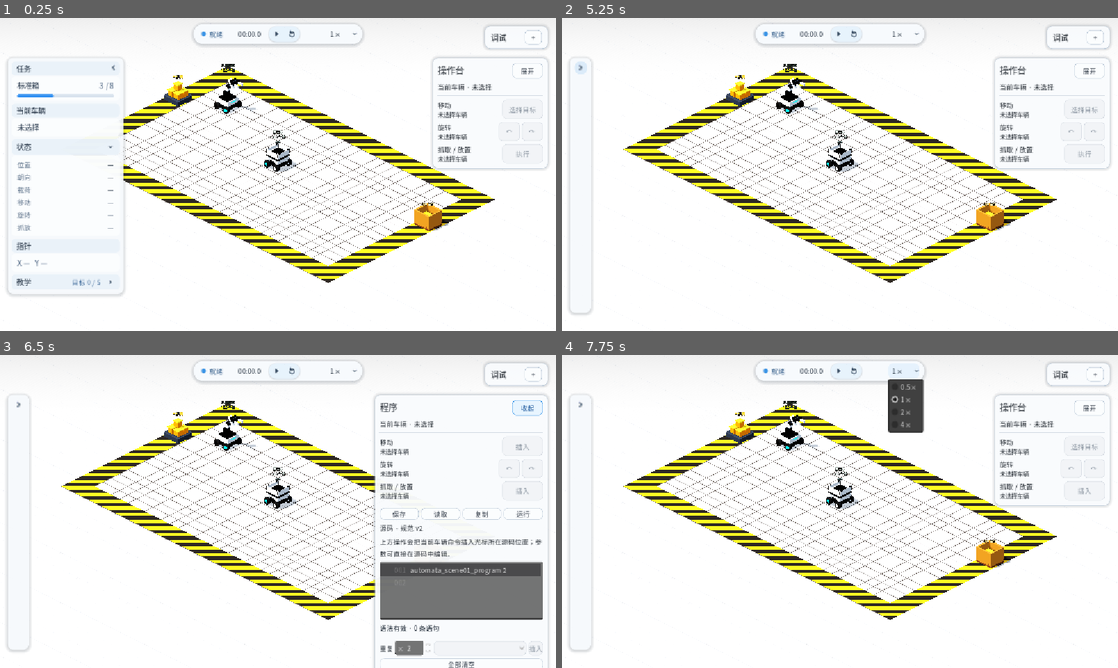
Above: before the commit, frames 1-4 (two rows, left to right).
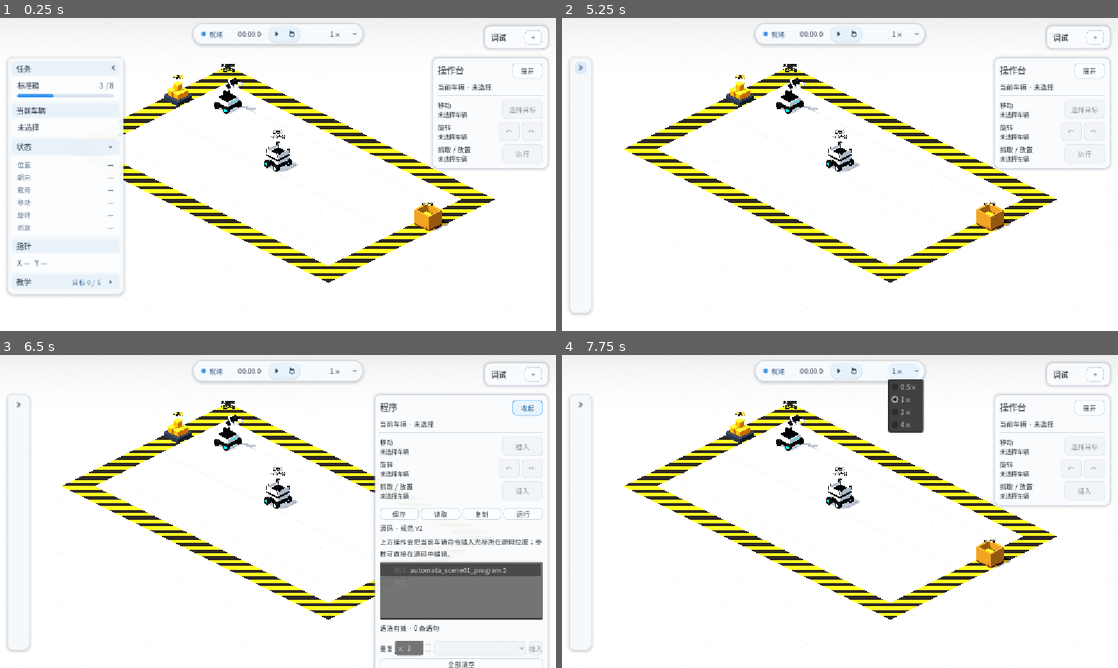
Above: after the commit, the same moments.

Repository: Ri0n72Y/automata
Game: Godot game, scene res://scenes/scene_01/scene_01_basic_packing.tscn
The game is run twice, just before and just after one commit, with the same random seed, the same clock (stepped at 60 frames per second) and the same inputs.
Inputs (mouse positions are in pixels of both pictures, inside the frame that each line leads up to):
- Up to frame 1 (0.25 s): no input
- Up to frame 2 (5.25 s): click (673, 146) at 0.5 s; click (673, 199) at 1.27 s; click "下一步" at 2 s; click "上一步" at 2.75 s; click "跳过教学" at 3.5 s; click "打开教学" at 4.25 s; click (673, 68) at 5 s
- Up to frame 3 (6.5 s): click "展开" at 5.75 s
- Up to frame 4 (7.75 s): click "收起" at 6.5 s; click "1×" at 7.25 s

The runs differ from the first frame. In frame 1, 1.5% of the frame differs, in the area x 22-83%, y 20-85%; in frame 2, 1.6%, in the area x 11-83%, y 20-85%; in frame 3, 1.4%; in frame 4, 1.6%.

Commit message:
art(scene-01): soften floor contrast and shade recessed tile bevels

Diff:
--- a/shaders/scene_01/floor_surface.gdshader
+++ b/shaders/scene_01/floor_surface.gdshader
@@ -19,7 +19,13 @@
     vec3 lifted = mix(contrasted, vec3(1.0), albedo_lift);
     float luma = dot(sampled.rgb, vec3(0.2126, 0.7152, 0.0722));
 
-    ALBEDO = lifted;
+    // A warm-grey porcelain baseline keeps the 4 px tile seams legible without
+    // turning the whole 16x10 field into a high-contrast wireframe.
+    vec3 porcelain = vec3(0.855, 0.868, 0.885);
+    vec3 normal_sample = texture(normal_texture, tiled_uv).rgb;
+    float bevel_slope = clamp(length(normal_sample.rg * 2.0 - vec2(1.0)) * 0.65, 0.0, 1.0);
+    float recessed_line = clamp((0.72 - luma) * 0.85, 0.0, 1.0);
+    ALBEDO = mix(porcelain, lifted, 0.30) * (1.0 - 0.04 * recessed_line - 0.045 * bevel_slope);
     ROUGHNESS = clamp(roughness_value + (0.5 - luma) * roughness_variation, 0.0, 1.0);
     METALLIC = metallic_value;
     SPECULAR = specular_value;
